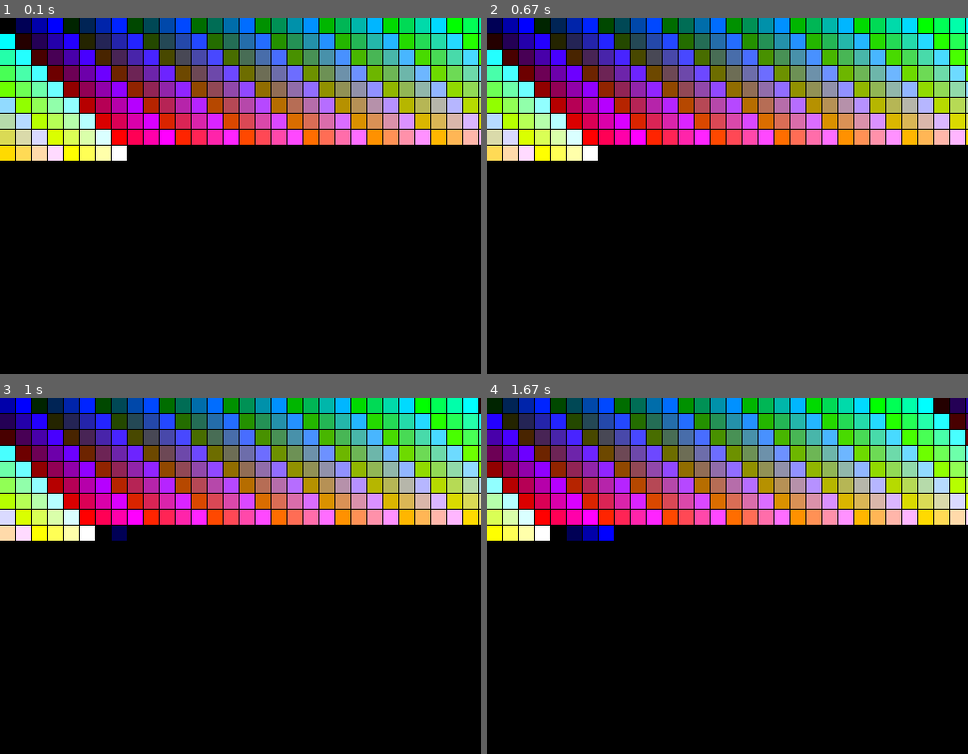
Above: before the commit, frames 1-4 (two rows, left to right).
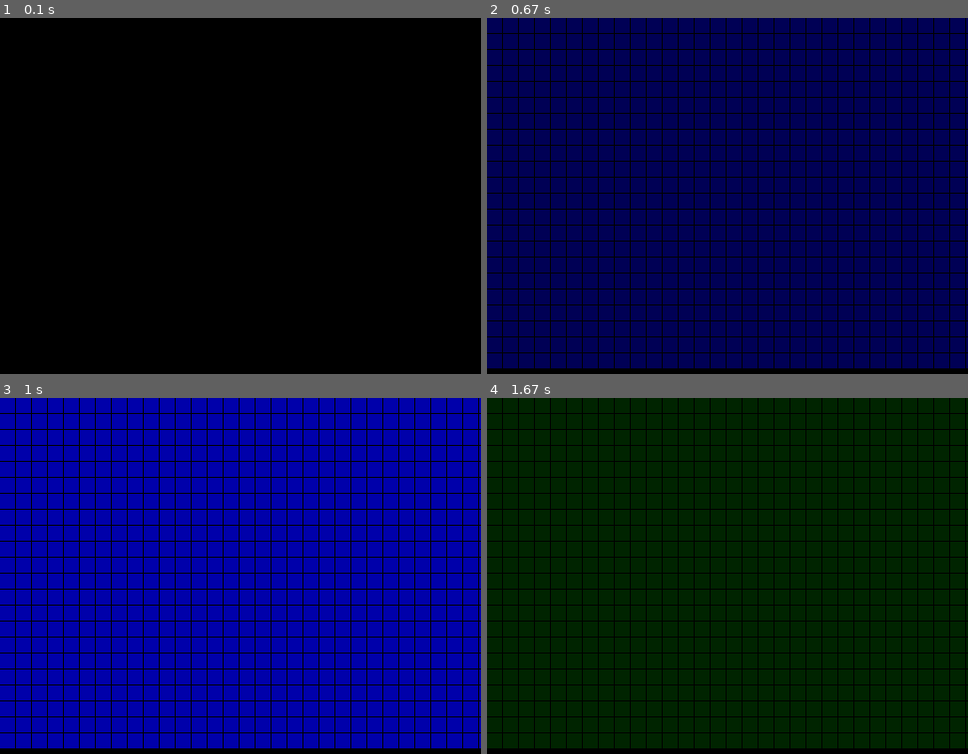
Above: after the commit, the same moments.

Repository: barbeque/Learning
Game: pygame game, started from palettes/palpaint.py
Same seed, same stepped clock (60 frames per second), same inputs: the game is played once before the commit and once after it. The source is Python 2; it was converted automatically to run under Python 3.
Inputs:
- Up to frame 1 (0.1 s): no input
- Up to frame 2 (0.67 s): tap Enter at 0.33 s
- Up to frame 3 (1 s): tap Space at 0.67 s
- Up to frame 4 (1.67 s): tap Enter at 1 s; tap Space at 1.33 s

The runs differ from the first frame. In frame 1, 33% of the frame differs, in the area x 0-100%, y 0-41%; in frame 2, 87%, in the area x 0-100%, y 0-99%; in frame 3, 87%; in frame 4, 87%.

Commit message:
buffer drawing

Diff:
--- a/palettes/palpaint.py
+++ b/palettes/palpaint.py
@@ -52,13 +52,13 @@
 	y = 0
 	for row in buffer:
 		for value in row:
+			# dereference palette index to real colour
 			pixelColor = palette[value]
+			# blit that pixel
 			pygame.draw.rect(surface, pixelColor, Rect(x, y, boxSize, boxSize))
-			if x + boxSize + boxGap > surface.get_width():
-				x = 0
-				y += boxSize + boxGap
-			else:
-				y += boxSize + boxGap
+			x += boxSize + boxGap
+		x = 0
+		y += boxSize + boxGap
 
 palette = makePalette()
 
@@ -67,16 +67,19 @@
 pygame.display.set_caption('palpaint')
 
 isRunning = True
+paletteOpen = False
 boxSize = 16
 boxGap = 1
 
 width, height = surface.get_size()
+print width, height
+print (width / (boxSize + boxGap)), (height / (boxSize + boxGap))
 
 spriteBuffer = []
 for r in range(height / (boxSize + boxGap)):
 	row = []
 	for c in range(width / (boxSize * boxGap)):
-		row.append(0)
+		row.append(0) # todo random pixels
 	spriteBuffer.append(row)
 
 while isRunning:
@@ -89,6 +92,9 @@
 			else:
 				palette = cyclePalette(palette, 1)
 
-	drawPalettePicker(surface, boxSize, boxGap)
+	if paletteOpen:
+		drawPalettePicker(surface, boxSize, boxGap)
+	else:
+		drawBuffer(surface, palette, spriteBuffer, boxSize, boxGap)
 
 	pygame.display.update()
